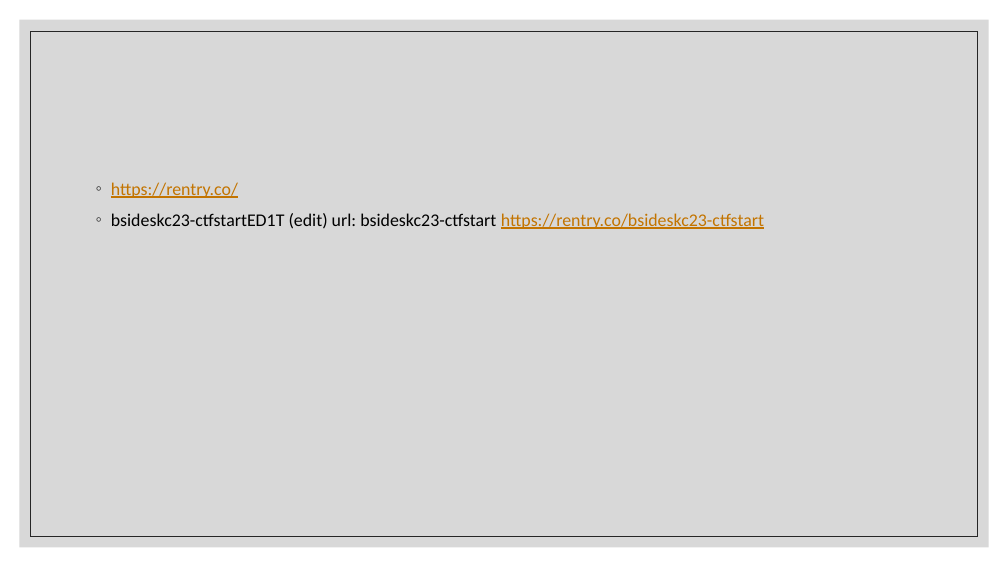
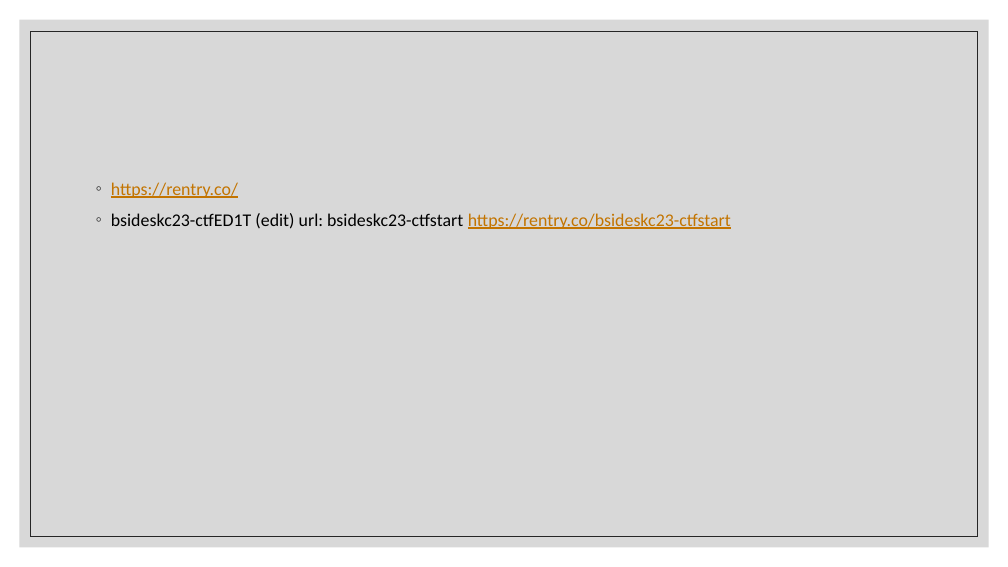
Before and after one commit to BadgePiratesLLC/BSidesKC_2023, a slide deck: slide 6 of CTF/BsidesKC 2023 Badge CTF.pptx. Drawn at 1008x567 pixels with LibreOffice and Linux fonts; fonts in the diff are those of the drawing. Boxes give left, top, right and bottom in pixels: in the first picture for what was removed or moved away, otherwise in the second. Text is boxed around its words. In the diff, an @@ line names an element or a change of style, - is before the commit and + after.

```diff
--- a/CTF/BsidesKC 2023 Badge CTF.pptx
+++ b/CTF/BsidesKC 2023 Badge CTF.pptx
@@ text at (111,213,731,229): text changed @@
-◦ bsideskc23-ctfstartED1T (edit) url: bsideskc23-ctfstart https://rentry.co/bsideskc23-ctfstart
+◦ bsideskc23-ctfED1T (edit) url: bsideskc23-ctfstart https://rentry.co/bsideskc23-ctfstart
```
Also in this commit, not shown: 2 slides added, 26 other files.
